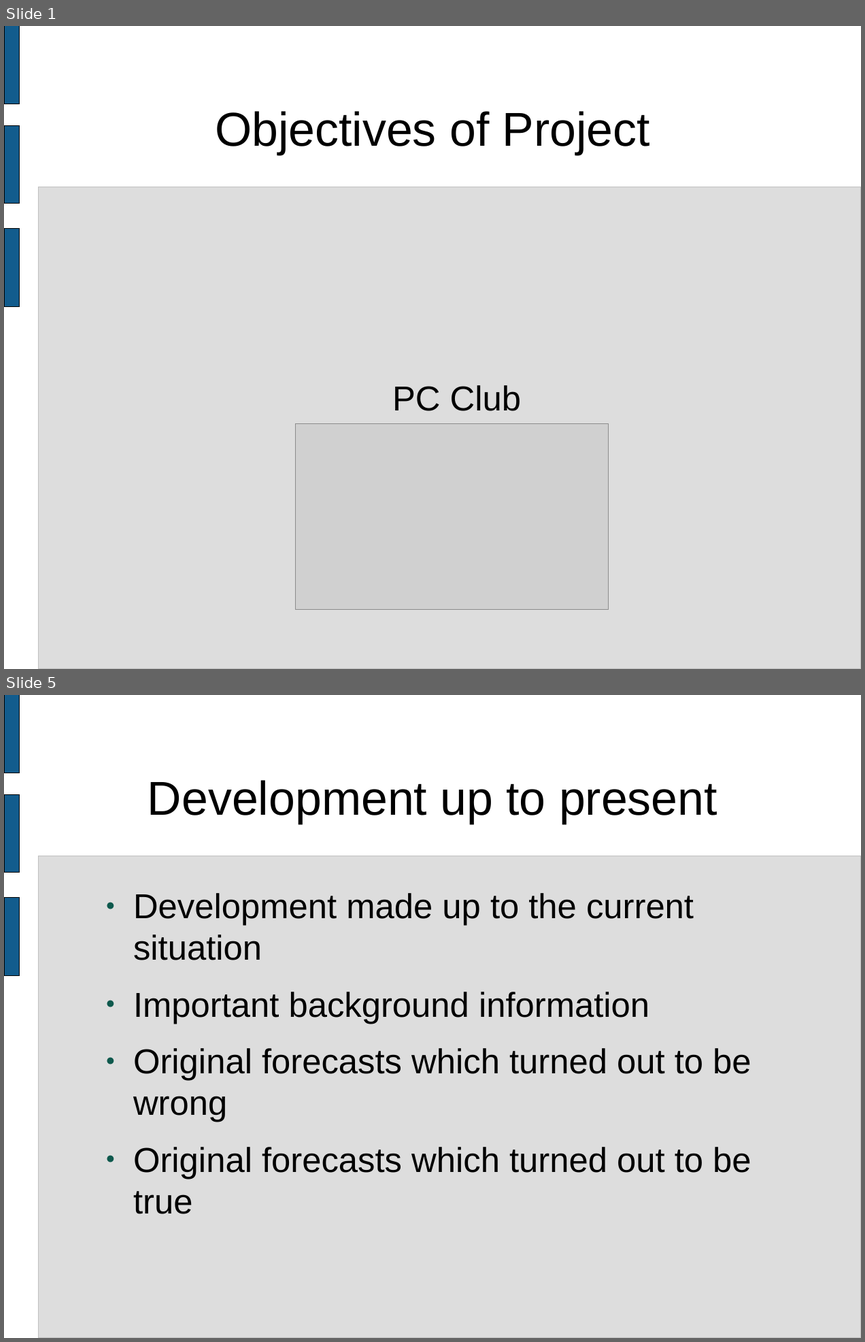
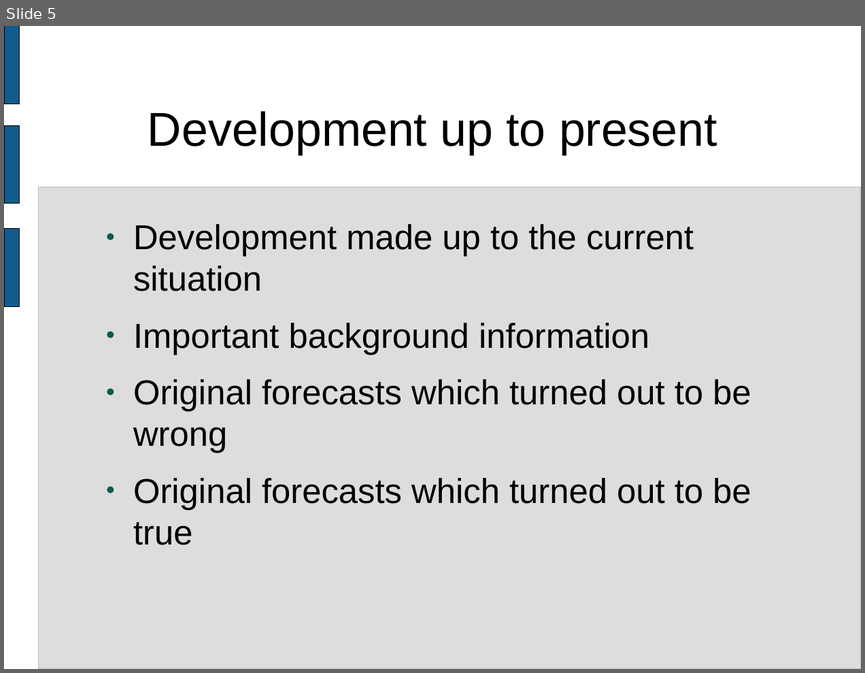
Before and after one commit to wgrand08/tether, a slide deck: trunk/schoolwork/objectives_of_project.odp. Shown one above the other, each under a label of ours: slides 1 and 5 before the commit, slide 5 after it; the slides between them are not shown. The pictures are 865x1342 and 865x673 pixels, drawn with LibreOffice and Linux fonts; fonts in the diff are those of the drawing; grey boxes stand for pictures. Boxes give left, top, right and bottom in pixels: in the first picture for what was removed or moved away, otherwise in the second. Text is boxed around its words. In the diff, an @@ line names an element or a change of style, - is before the commit and + after.

```diff
--- a/trunk/schoolwork/objectives_of_project.odp
+++ b/trunk/schoolwork/objectives_of_project.odp
@@ slide 1 removed at [4, 26, 861, 669], background #FFFFFF; not listed: 4 template elements that a slide beside it also shows @@
@@ title removed at [215, 111, 650, 155] @@
-Objectives of Project
@@ subtitle removed at [392, 385, 521, 411] @@
-PC Club
@@ picture removed at [296, 423, 609, 609] @@
```
Also in this commit, not shown: 1 slide changed, 3 slides added, 2 other slides removed.
